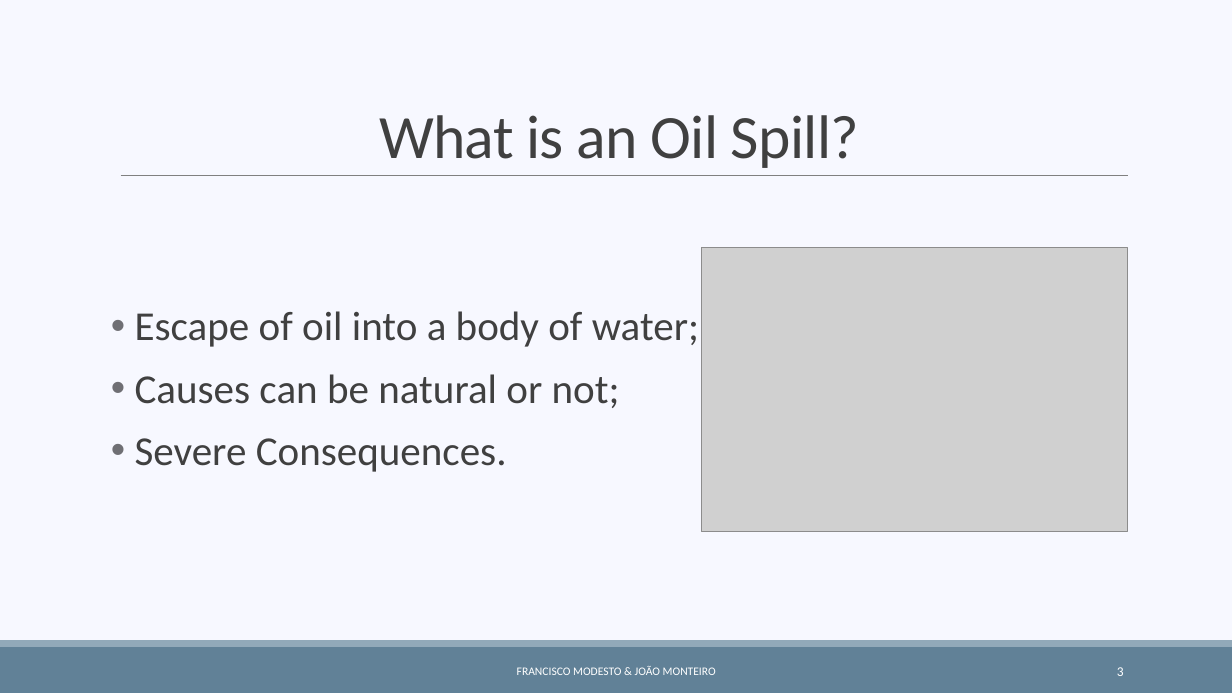
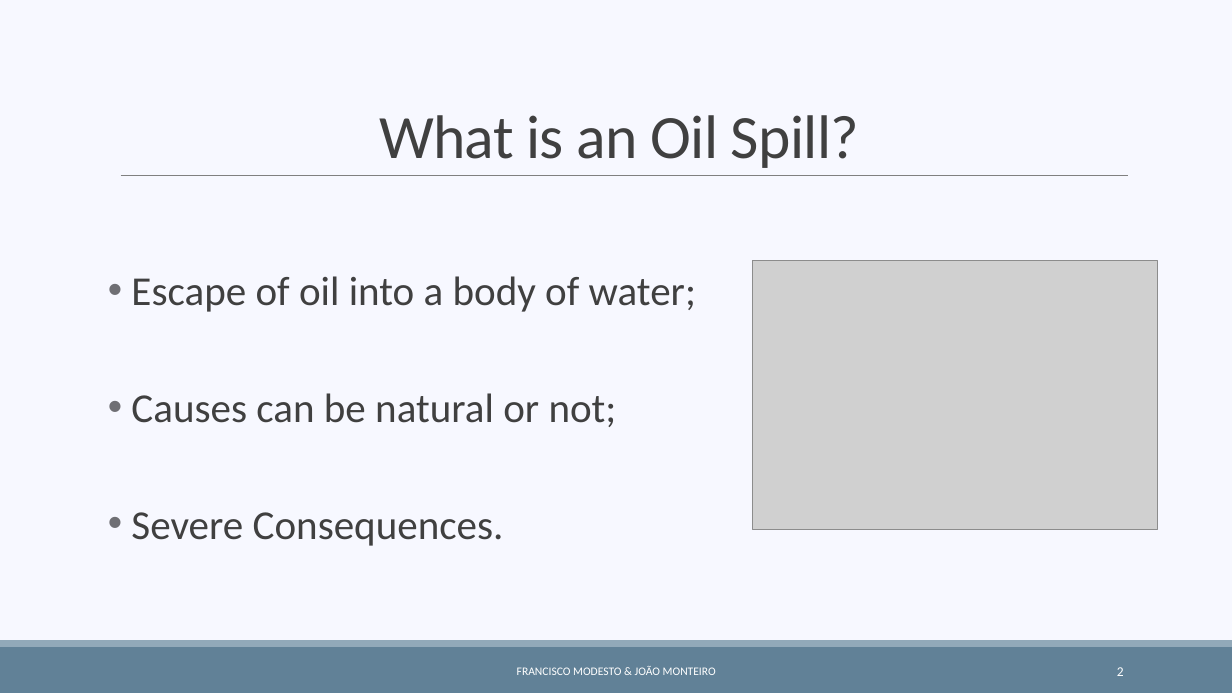
Before and after one commit to F-Modesto/Web_Project_F-J, a slide deck: slide 2 of Modesto/H2Oil - Presentation.pptx (slide 3 before the commit). Drawn at 1232x693 pixels with LibreOffice and Linux fonts; fonts in the diff are those of the drawing; grey boxes stand for pictures. Boxes give left, top, right and bottom in pixels: in the first picture for what was removed or moved away, otherwise in the second. Text is boxed around its words. In the diff, an @@ line names an element or a change of style, - is before the commit and + after.

```diff
--- a/Modesto/H2Oil - Presentation.pptx
+++ b/Modesto/H2Oil - Presentation.pptx
@@ text "Escape of oil into a ...": place and size @@
-text "Escape of oil into a ..." at bbox=[135, 311, 699, 472]
+text "Escape of oil into a ..." at bbox=[131, 276, 696, 546]
@@ text "Escape of oil into a ..." at bbox=[131, 276, 696, 546]: line spacing 0.9 to 2 @@
@@ picture: place and size @@
-picture at bbox=[701, 248, 1128, 531]
+picture at bbox=[753, 261, 1158, 531]
```
Also in this commit, not shown: 1 other slide changed, 6 other files.
